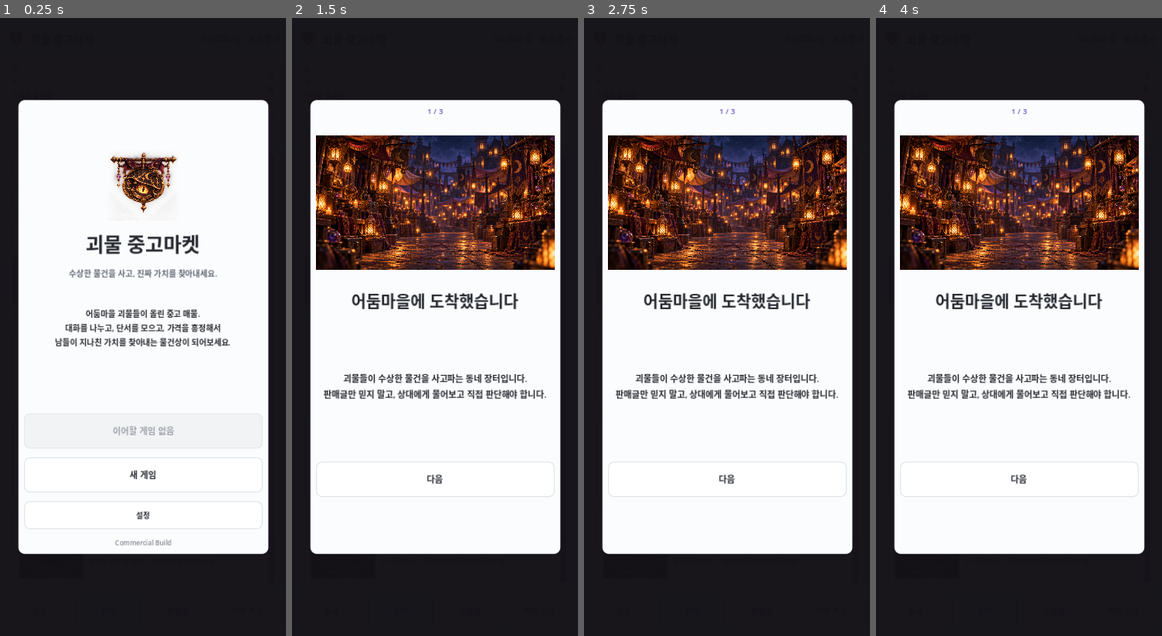
Above: before the commit, frames 1-4 (left to right).
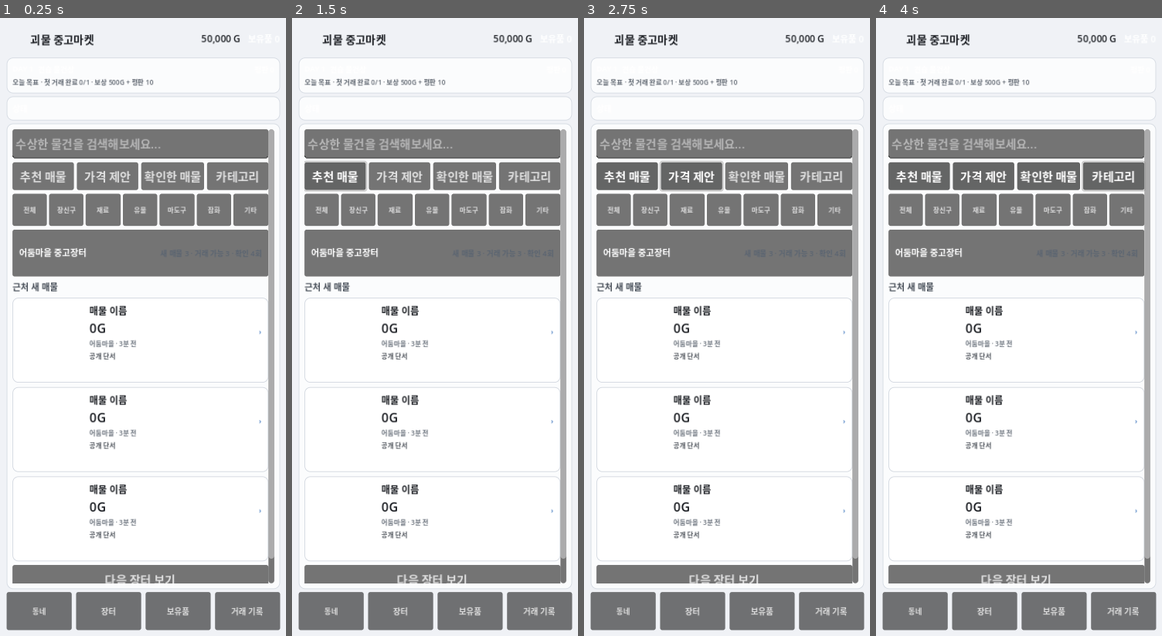
Above: after the commit, the same moments.

Repository: Queenrain9/monster-used-market
Game: Godot game, scene res://scenes/main.tscn
Two runs of this game, one before a commit and one after it. Both use one fixed random seed, a clock stepped at 60 frames per second and the inputs below.
Inputs (mouse positions are in pixels of both pictures, inside the frame that each line leads up to):
- Up to frame 1 (0.25 s): no input
- Up to frame 2 (1.5 s): click (435, 475) at 0.5 s, where only the run before the commit has a clickable "새 게임"; click "추천 매물" at 1.25 s
- Up to frame 3 (2.75 s): click "가격 제안" at 2 s
- Up to frame 4 (4 s): click "확인한 매물" at 2.75 s; click "카테고리" at 3.5 s

The runs differ from the first frame. In frame 1, 59% of the frame differs, in the area x 0-100%, y 0-100%; in frame 2, 61%; in frame 3, 61%; in frame 4, 61%.
Error after the commit: Parse Error: Function "_load_presentation_settings()" not found in base self. (res://scripts/main.gd:452)

Commit message:
feat: wire presentation manifest settings and feedback layer

Diff:
--- a/scripts/main.gd
+++ b/scripts/main.gd
@@ -5,9 +5,13 @@
 const Art = preload("res://scripts/art_catalog.gd")
 const MarketTheme = preload("res://scripts/market_theme.gd")
 const HomeFeed = preload("res://scripts/home_feed.gd")
+const Presentation = preload("res://data/presentation_manifest.gd")
 
 const STARTING_GOLD = 50000
 const SAVE_PATH = "user://monster_used_market_save_v022.json"
+const SAVE_BACKUP_PATH = "user://monster_used_market_save_v022.backup.json"
+const SAVE_TEMP_PATH = "user://monster_used_market_save_v022.tmp.json"
+const SETTINGS_PATH = "user://monster_used_market_settings.json"
 
 @onready var gold_label = $Margin/RootVBox/Header/GoldLabel
 @onready var inventory_count_label = $Margin/RootVBox/Header/InventoryCount
@@ -36,6 +40,22 @@
 @onready var onboarding_title = $CommercialShell/Center/Card/OnboardingView/Title
 @onready var onboarding_body = $CommercialShell/Center/Card/OnboardingView/Body
 @onready var onboarding_next_button = $CommercialShell/Center/Card/OnboardingView/NextButton
+
+@onready var music_player = $MusicPlayer
+@onready var sfx_player = $SfxPlayer
+@onready var toast_panel = $PresentationLayer/ToastPanel
+@onready var toast_label = $PresentationLayer/ToastPanel/Label
+@onready var context_tip = $ContextTip
+@onready var context_tip_title = $ContextTip/Box/Title
+@onready var context_tip_body = $ContextTip/Box/Body
+@onready var settings_overlay = $SettingsOverlay
+@onready var settings_music_label = $SettingsOverlay/Center/Card/Box/MusicLabel
+@onready var settings_music_slider = $SettingsOverlay/Center/Card/Box/MusicSlider
+@onready var settings_sfx_label = $SettingsOverlay/Center/Card/Box/SfxLabel
+@onready var settings_sfx_slider = $SettingsOverlay/Center/Card/Box/SfxSlider
+@onready var settings_haptics_check = $SettingsOverlay/Center/Card/Box/HapticsCheck
+@onready var settings_reduced_motion_check = $SettingsOverlay/Center/Card/Box/ReducedMotionCheck
+@onready var settings_large_text_check = $SettingsOverlay/Center/Card/Box/LargeTextCheck
 
 @onready var town_panel = $Margin/RootVBox/TownPanel
 @onready var workshop_panel = $Margin/RootVBox/WorkshopPanel
@@ -404,6 +424,22 @@
 var selected_collection_index = 0
 var last_collection_reward = ""
 
+var presentation_settings: Dictionary = {
+	"music_volume":0.70,
+	"sfx_volume":0.80,
+	"haptics":true,
+	"reduced_motion":false,
+	"large_text":false
+}
+var tutorial_flags: Dictionary = {}
+var active_context_tip = ""
+var current_bgm_state = ""
+var last_presentation_event = ""
+var save_recovery_notice = false
+var _base_font_sizes: Dictionary = {}
+var _syncing_settings = false
+var _toast_serial = 0
+
 
 func _ready() -> void:
 	theme = MarketTheme.build()
@@ -413,7 +449,11 @@
 	$Margin/RootVBox/AppraisalPanel/Scroll/Box/PreView/ItemSummary/Row/ItemArt.texture = Art.texture_for("ui", "appraiser")
 	$CommercialShell/Center/Card/TitleView/Brand.texture = Art.texture_for("ui", "brand")
 	$CommercialShell/Center/Card/OnboardingView/Art.texture = Art.texture_for("ui", "market")
+	_load_presentation_settings()
 	_configure_mobile_ui()
+	_capture_base_font_sizes()
+	_apply_accessibility_settings()
+	_apply_audio_settings()
 	_connect_buttons()
 	_setup_options()
 	_ensure_seller_relationships()
@@ -444,6 +484,15 @@
 	continue_button.pressed.connect(_continue_from_title)
 	new_game_button.pressed.connect(_new_game_from_title)
 	onboarding_next_button.pressed.connect(_advance_onboarding)
+	$CommercialShell/Center/Card/TitleView/SettingsButton.pressed.connect(_show_settings)
+	$Margin/RootVBox/TownPanel/Scroll/Box/SettingsButton.pressed.connect(_show_settings)
+	$SettingsOverlay/Center/Card/Box/TopRow/CloseButton.pressed.connect(_hide_settings)
+	$ContextTip/Box/DismissButton.pressed.connect(_dismiss_context_tip)
+	settings_music_slider.value_changed.connect(_on_music_volume_changed)
+	settings_sfx_slider.value_changed.connect(_on_sfx_volume_changed)
+	settings_haptics_check.toggled.connect(_on_haptics_toggled)
+	settings_reduced_motion_check.toggled.connect(_on_reduced_motion_toggled)
+	settings_large_text_check.toggled.connect(_on_large_text_toggled)
 
 	search_input.text_changed.connect(_on_home_search_changed)
 	recommend_tab_button.pressed.connect(_set_home_tab.bind("recommended"))
